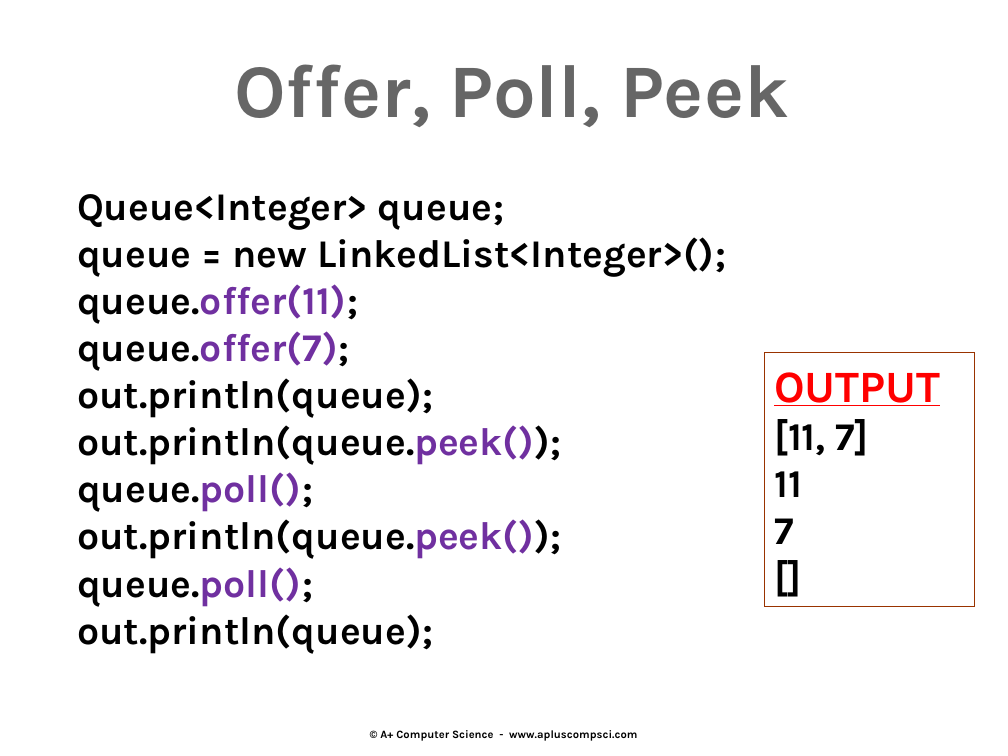
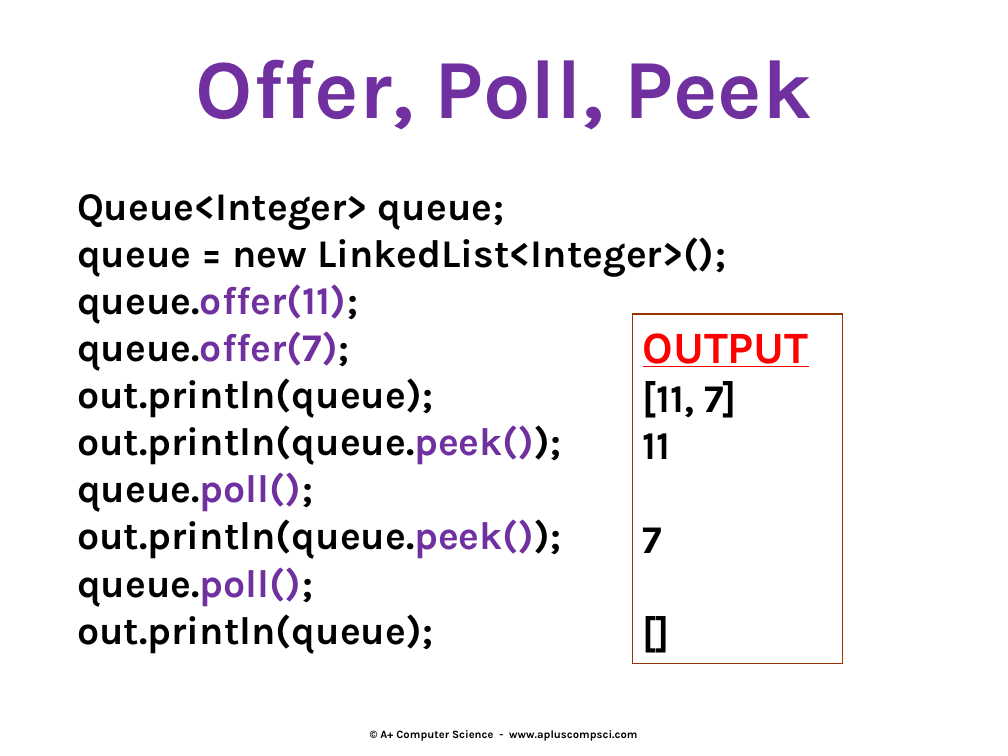
Before and after one commit to Cy-FairCS/cs3, a slide deck: slide 29 of u06c_queues/notes/_queues.pptx. Drawn at 1008x756 pixels with LibreOffice and Linux fonts; fonts in the diff are those of the drawing. Boxes give left, top, right and bottom in pixels: in the first picture for what was removed or moved away, otherwise in the second. Text is boxed around its words. In the diff, an @@ line names an element or a change of style, - is before the commit and + after.

```diff
--- a/u06c_queues/notes/_queues.pptx
+++ b/u06c_queues/notes/_queues.pptx
@@ text "Offer, Poll, Peek": place and size @@
-text "Offer, Poll, Peek" at <box>234,64,789,127</box>
+text "Offer, Poll, Peek" at <box>196,59,812,130</box>
@@ text "Offer, Poll, Peek" at <box>196,59,812,130</box>: size 54 to 60 pt, text colour gradient #000000 to #666666 to #CCCCCC to #7030A0 @@
@@ rectangle "OUTPUT": place and size @@
-rectangle "OUTPUT" at <box>764,353,974,607</box>
+rectangle "OUTPUT" at <box>633,314,843,664</box>
```
Also in this commit, not shown: 7 other slides changed, 4 slides added.
